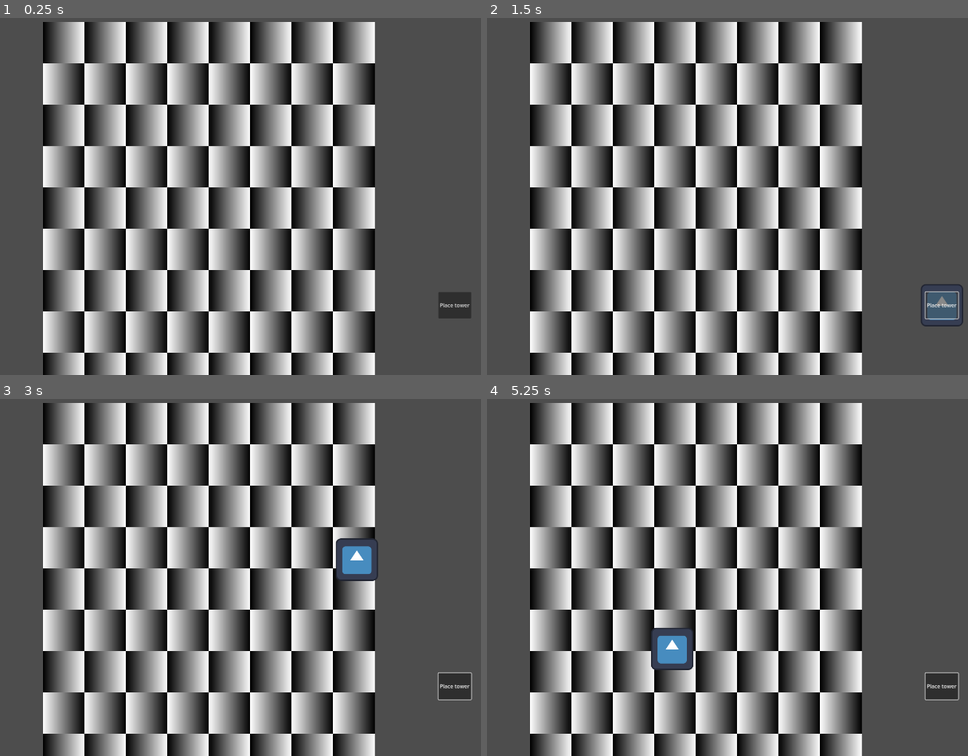
Above: before the commit, frames 1-4 (two rows, left to right).
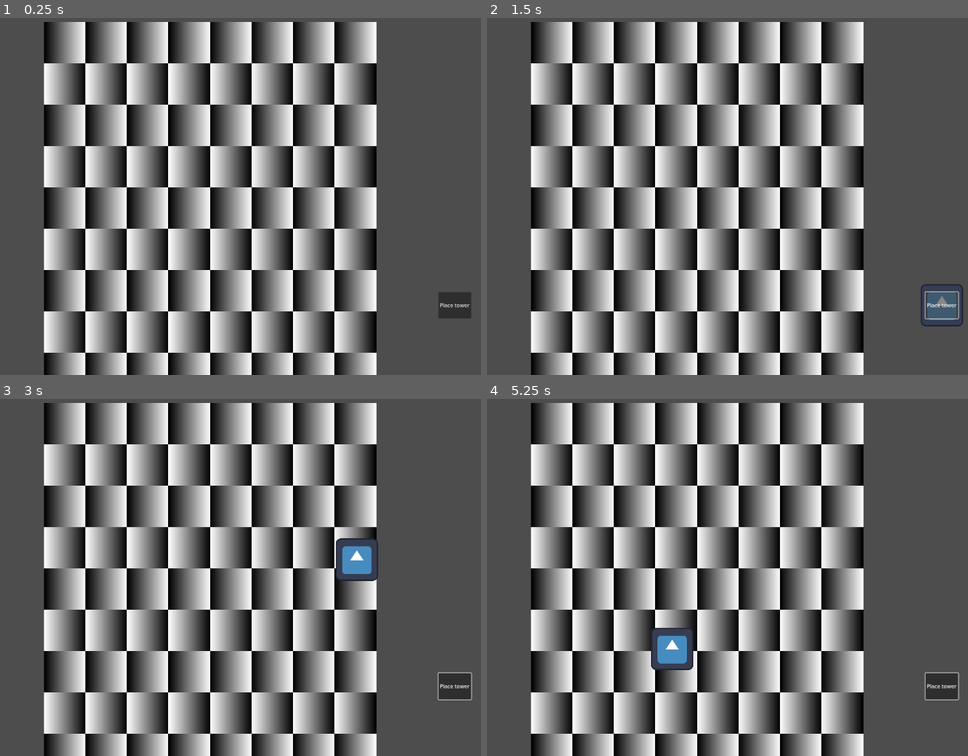
Above: after the commit, the same moments.

Repository: ReneeIbeji/GMTK2024
Game: Godot game, scene res://scenes/GameSystems/Game.tscn
Same seed, same stepped clock (60 frames per second), same inputs: the game is played once before the commit and once after it. The engine's default icon, where the game draws it, is replaced by a stand-in: a white triangle on a blue panel in a dark square.
Inputs (mouse positions are in pixels of both pictures, inside the frame that each line leads up to):
- Up to frame 1 (0.25 s): no input
- Up to frame 2 (1.5 s): click "Place tower" at 0.5 s; click "Place tower" at 1.25 s
- Up to frame 3 (3 s): click "Place tower" at 2 s; tap Enter at 2.75 s; move the mouse to (355, 559) at 2.77 s; click (355, 559) at 2.85 s
- Up to frame 4 (5.25 s): tap Space at 3.5, 5 s; move the mouse to (578, 595) at 3.52 s; click (578, 595) at 3.6 s; tap Enter at 4.25 s; move the mouse to (765, 498) at 4.27 s; click (765, 498) at 4.35 s; move the mouse to (674, 648) at 5.02 s; click (674, 648) at 5.1 s

The runs differ from the first frame. In frame 1, 2.8% of the frame differs, in the area x 8-79%, y 1-100%; in frame 2, 2.8%; in frame 3, 2.7%; in frame 4, 2.8%.
Error after the commit: Trying to assign value of type 'StaticBody2D' to a variable of type 'GameItem.gd'. (res://scenes/GameSystems/game.gd:31)

Commit message:
Towers can now be placed onto the grid

Diff:
--- a/source/project.godot
+++ b/source/project.godot
@@ -15,6 +15,10 @@
 config/features=PackedStringArray("4.3")
 config/icon="res://icon.svg"
 
+[autoload]
+
+GlobalNodes="*res://scenes/GameSystems/Globals/GlobalNodes.gd"
+
 [display]
 
 window/size/viewport_width=1920
@@ -23,3 +27,11 @@
 [global_group]
 
 gridCell=""
+
+[input]
+
+ACTION_ClickOnGridCell={
+"deadzone": 0.5,
+"events": [Object(InputEventMouseButton,"resource_local_to_scene":false,"resource_name":"","device":-1,"window_id":0,"alt_pressed":false,"shift_pressed":false,"ctrl_pressed":false,"meta_pressed":false,"button_mask":1,"position":Vector2(127, 25),"global_position":Vector2(136, 71),"factor":1.0,"button_index":1,"canceled":false,"pressed":true,"double_click":true,"script":null)
+]
+}
--- /dev/null
+++ b/source/scenes/GameItems/GameItem.gd
@@ -0,0 +1,2 @@
+class_name GameItem
+extends StaticBody2D
--- /dev/null
+++ b/source/scenes/GameItems/tower/tower.gd
@@ -0,0 +1,11 @@
+extends GameItem
+
+
+# Called when the node enters the scene tree for the first time.
+func _ready() -> void:
+	pass # Replace with function body.
+
+
+# Called every frame. 'delta' is the elapsed time since the previous frame.
+func _process(delta: float) -> void:
+	pass
--- a/source/scenes/GameSystems/Game.tscn
+++ b/source/scenes/GameSystems/Game.tscn
@@ -9,7 +9,7 @@
 testPlaceableItem = ExtResource("2_05a0s")
 
 [node name="BaseGrid" parent="." instance=ExtResource("1_xekyy")]
-position = Vector2(249, 38)
+position = Vector2(251, 38)
 gridColumnsCount = 8
 
 [node name="CanvasLayer" type="CanvasLayer" parent="."]
--- /dev/null
+++ b/source/scenes/GameSystems/Globals/GlobalNodes.gd
@@ -0,0 +1,5 @@
+extends Node
+
+
+var gameNode : Game
+var baseGridNode : BaseGrid
--- a/source/scenes/GameSystems/Grid/base_grid.gd
+++ b/source/scenes/GameSystems/Grid/base_grid.gd
@@ -1,3 +1,4 @@
+class_name BaseGrid
 extends Node2D
 
 @export var gridSquare : PackedScene
@@ -12,6 +13,8 @@
 
 # Called when the node enters the scene tree for the first time.
 func _ready() -> void:
+	GlobalNodes.baseGridNode = self
+
 	var cellDimensions : Vector2 = Vector2(125,125)
 
 	for y in range(gridRowsCount):
@@ -22,12 +25,17 @@
 			tempSquare.gridRow = y
 			tempSquare.gridColumn = x
 			tempSquare.rotate(PI * (y % 2))
+			tempSquare.mouse_on_cell.connect(mouse_enters_new_cell)
+			tempSquare.mouse_off_cell.connect(mouse_exits_current_cell)
 			add_child(tempSquare)
 			tempRow.append(tempSquare)
 		gridCells.append(tempRow)
 
+func get_cell_position(row : int, column : int) -> Vector2:
+	return gridCells[row][column].position
 
+func mouse_enters_new_cell(row : int, column : int):
+	GlobalNodes.gameNode.mouse_enter_grid_cell(row, column)
 
-# Called every frame. 'delta' is the elapsed time since the previous frame.
-func _process(delta: float) -> void:
-	pass
+func mouse_exits_current_cell(row : int, column : int) -> void:
+	GlobalNodes.gameNode.mouse_exits_grid_cell(row, column)
--- a/source/scenes/GameSystems/Grid/grid_cell.gd
+++ b/source/scenes/GameSystems/Grid/grid_cell.gd
@@ -7,9 +7,13 @@
 var mouseOnSquare : bool
 
 signal mouse_on_cell(row : int, column : int)
+signal mouse_off_cell(row : int, column : int)
+
 
 # Called when the node enters the scene tree for the first time.
 func _ready() -> void:
+	mouse_entered.connect(mouse_entered_cell)
+	mouse_exited.connect(mouse_exited_cell)
 	pass # Replace with function body.
 
 
@@ -20,3 +24,6 @@
 
 func mouse_entered_cell() -> void:
 	mouse_on_cell.emit(gridRow, gridColumn)
+
+func mouse_exited_cell() -> void:
+	mouse_off_cell.emit(gridRow, gridColumn)
--- a/source/scenes/GameSystems/game.gd
+++ b/source/scenes/GameSystems/game.gd
@@ -1,3 +1,4 @@
+class_name Game
 extends Node2D
 
 var currentPlacingItem : placeableItem
@@ -6,9 +7,14 @@
 
 var itemInHandSprite : Sprite2D
 
+var mouseOnCell : bool
+var cellMouseOn : Vector2
+
 @export var testPlaceableItem : placeableItem
 # Called when the node enters the scene tree for the first time.
 func _ready() -> void:
+	GlobalNodes.gameNode = self
+
 	itemInHandSprite = Sprite2D.new()
 	add_child(itemInHandSprite)
 	pass # Replace with function body.
@@ -16,9 +22,17 @@
 
 # Called every frame. 'delta' is the elapsed time since the previous frame.
 func _process(delta: float) -> void:
+	print("mouse grid pos: ", cellMouseOn)
+	# Display item in hand
+	if itemInHand:
+		itemInHandSprite.position = get_local_mouse_position()
 
-	# Display item in hand
-	itemInHandSprite.position = get_local_mouse_position()
+	if Input.is_action_just_pressed("ACTION_ClickOnGridCell") && mouseOnCell && itemInHand:
+		var tempItemNode : GameItem = currentPlacingItem.scene.instantiate()
+		tempItemNode.position = GlobalNodes.baseGridNode.get_cell_position(cellMouseOn.x, cellMouseOn.y)
+		GlobalNodes.baseGridNode.add_child(tempItemNode)
+		clear_placing_item()
+
 
 
 
@@ -27,5 +41,20 @@
 	itemInHand = true
 	itemInHandSprite.texture = item.icon
 
+func clear_placing_item() -> void:
+	currentPlacingItem = null
+	itemInHand = false
+	itemInHandSprite.texture = null
+
 func _on_towerTest_button_pressed() -> void:
 	set_placing_item(testPlaceableItem)
+
+func mouse_enter_grid_cell(row : int , column : int) -> void:
+	mouseOnCell =  true
+	cellMouseOn = Vector2(row,column)
+
+func mouse_exits_grid_cell(row : int, column : int) -> void:
+	if mouseOnCell:
+		if cellMouseOn == Vector2(row,column):
+			mouseOnCell = false
+			cellMouseOn = Vector2(-1,-1)
